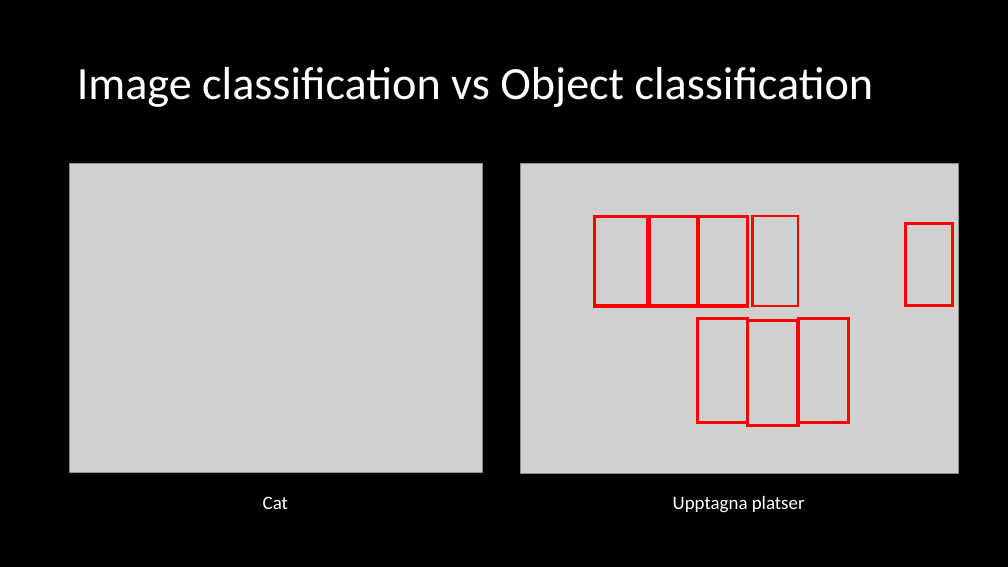
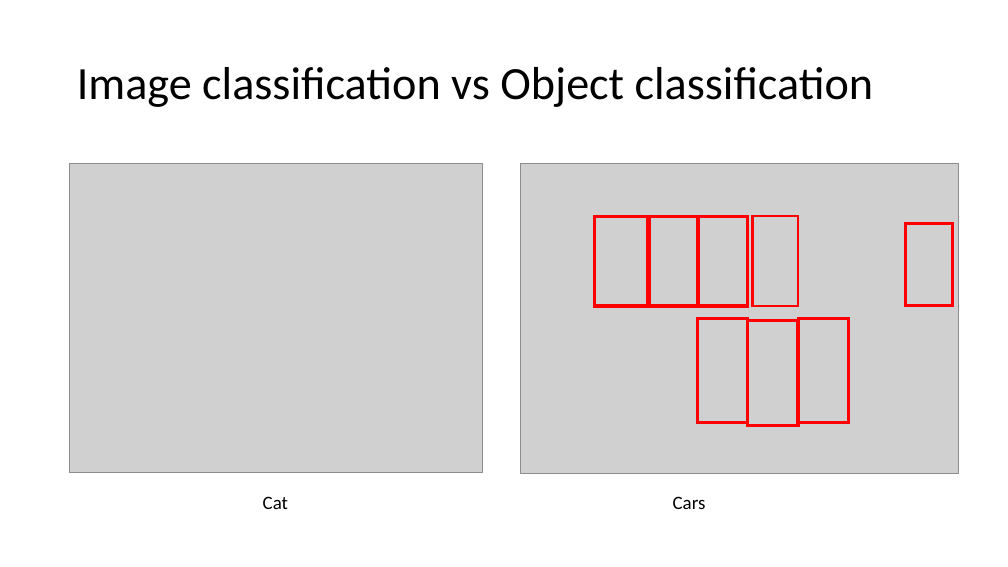
Before and after one commit to petejoha-sog/cognitive-workshop, a slide deck: slide 4 of Slides/CognitiveServicesInAzure.pptx. Drawn at 1008x567 pixels with LibreOffice and Linux fonts; fonts in the diff are those of the drawing; grey boxes stand for pictures. Boxes give left, top, right and bottom in pixels: in the first picture for what was removed or moved away, otherwise in the second. Text is boxed around its words. In the diff, an @@ line names an element or a change of style, - is before the commit and + after.

```diff
--- a/Slides/CognitiveServicesInAzure.pptx
+++ b/Slides/CognitiveServicesInAzure.pptx
@@ background #000000 to #FFFFFF @@
@@ title "Image classification vs Object classification" at (x1=77, y1=67, x2=874, y2=107): text colour #FFFFFF to #000000 @@
@@ text "Cat" at (x1=263, y1=496, x2=288, y2=509): text colour #FFFFFF to #000000 @@
@@ text at (x1=673, y1=496, x2=706, y2=509): text changed; text colour #FFFFFF to #000000 @@
-Upptagna platser
+Cars
```
Also in this commit, not shown: 7 other slides changed, 7 slides added.
